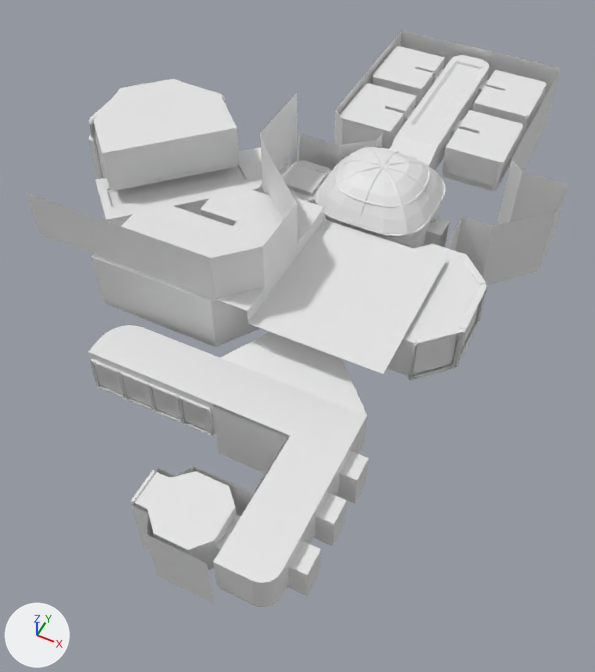
The FBX model First Person Puzzler/Assets/Art/Models/cells but epic.fbx as it was, and as the next commit left it.
Rendered twice from a camera (50 mm lens) standing at (14.4, -39.2, 36.6) and looking at (-1.4, -7.5, -3.1). Lighting does not change. The marker at lower left points along +X, +Y and +Z. Where no turn or scale is listed for an object, it has been applied to the vertices. Vertices at the same position are counted once.

Before the edit, the objects in view are built like this:
```python
ob_cell_escape = bpy.data.objects.new('cell_escape', me_cube_024)
ob_cell_escape.location = (0.0, 0.0, 0.0)
ob_cell_lab = bpy.data.objects.new('cell_lab', me_cube_023)
ob_cell_lab.location = (0.0, 0.0, 0.0)
ob_cell_rooms = bpy.data.objects.new('cell_rooms', me_cube_022)
ob_cell_rooms.location = (0.0, 0.0, 0.0)
ob_cube = bpy.data.objects.new('Cube', me_cube_021)
ob_cube.location = (3.0, -17.0, -2.3)
ob_lab_ceiling = bpy.data.objects.new('lab_ceiling', me_cube_013)
ob_lab_ceiling.location = (0.0, 0.0, 0.0)
ob_skylight = bpy.data.objects.new('skylight', me_cube_018)
ob_skylight.location = (0.5, 0.5, 4.0)
ob_window_square_003 = bpy.data.objects.new('window_square.003', me_cube_014)
ob_window_square_003.location = (8.9, -6.0, -0.1)
# also in view: 'window_square.004' at (7.9, -9.0, 1.5); 'window_square.008' at (-3.0, -17.0, -1.1)
```
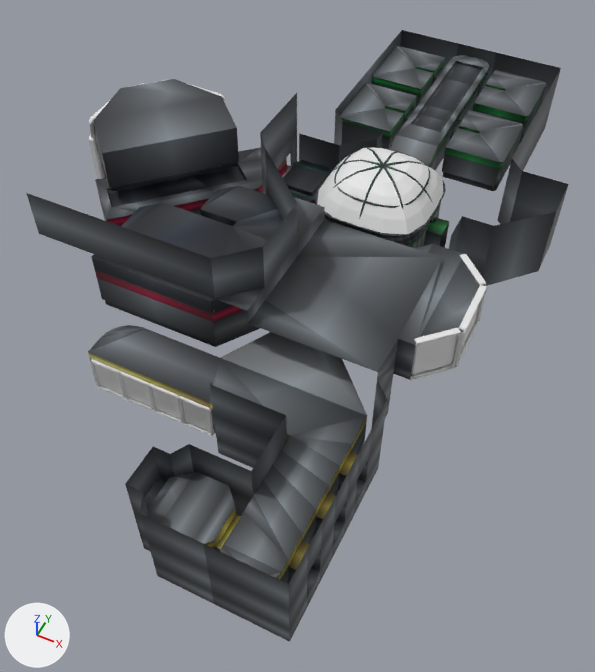
What differs and where, as boxes (x1, y1, x2, y2) in the pictures (595 x 672 px):
'Cube', surface changed, reshaped (7% taller): before (26, 30, 569, 604); after (26, 30, 569, 642)
'cell_escape', surface changed, reshaped (white to grey): before (88, 244, 486, 607); after (88, 244, 486, 595)
'cell_lab', surface changed (white to grey): (92, 79, 331, 347) in both
'cell_rooms', surface changed (white to grey): (314, 46, 546, 248) in both
'skylight', surface changed (white to grey): (317, 147, 443, 246) in both
part 1 of me_cube_021, built on: before (131, 220, 447, 604); after (125, 220, 442, 642)
part 2 of me_cube_021, recoloured: (26, 30, 569, 323) in both
part 4 of me_cube_024, deleted: before (131, 470, 169, 512)
part 5 of me_cube_024, surface changed (white to grey): (88, 244, 486, 584) in both

The change, as a list of edits to the scene's bpy script:
```text
Add img_colors_png:
    img_colors_png = load_image('colors.png', '../Materials/colors.png', 16, 16, 'sRGB')
Change mat_material:
    remove mat_material.base_color = (0.8, 0.8, 0.8)  # white #e7e7e7
    add mat_material.texture = img_colors_png
Change me_cube_023:
    used by ob_cell_lab; location = (0.0, 0.0, 0.0)
    remove me_cube_023.from_pydata(...)  # 452 vertices, 468 faces; spans x -19.5..-1.4, y -13.0..3.5, z -0.1..6.5
    add me_cube_023.from_pydata(...)  # 450 vertices, 481 faces; spans x -19.5..-1.4, y -13.0..3.5, z -0.1..6.5
    me_cube_023 part 3: 459 kept faces spanning x -19.5..-1.4, y -13.0..3.5, z -0.1..6.5 get new texture (UV) coordinates
Change me_cube_021:
    used by ob_cube; location = (3.0, -17.0, -2.3)
    remove me_cube_021.from_pydata(...)  # 83 vertices, 44 faces; spans x -18.7..8.0, y -8.2..36.5, z -1.4..9.6
    add me_cube_021.from_pydata(...)  # 149 vertices, 96 faces; spans x -18.7..8.0, y -8.2..36.5, z -1.4..9.6
    me_cube_021 part 1: 9 vertices moved from x -5.2..-0.2, y -8.2..-0.2, z 3.1 to x -5.2..-0.2, y -8.2..-0.2, z 5.0; 4 vertices removed from x -4.7..3.3, y -8.2..13.8, z 3.1..5.6; 70 vertices added at x -5.2..4.0, y -8.2..13.8, z -1.4..5.6
    me_cube_021 part 2: 31 faces spanning x -18.7..8.0, y 4.0..36.5, z 1.1..9.6 switch from no material to mat_material (picture img_colors_png)
Change me_cube_024:
    used by ob_cell_escape; location = (0.0, 0.0, 0.0)
    remove me_cube_024.from_pydata(...)  # 398 vertices, 418 faces; spans x -10.1..9.0, y -25.0..-2.0, z -2.3..3.0
    add me_cube_024.from_pydata(...)  # 392 vertices, 406 faces; spans x -10.1..9.0, y -25.0..-2.0, z -2.3..3.0
    me_cube_024 part 4: 2 vertices removed from x -2.4, y -24.0..-22.0, z 0.7
    me_cube_024 part 5: 398 kept faces spanning x -10.1..9.0, y -25.0..-2.0, z -2.3..3.0 get new texture (UV) coordinates
```
